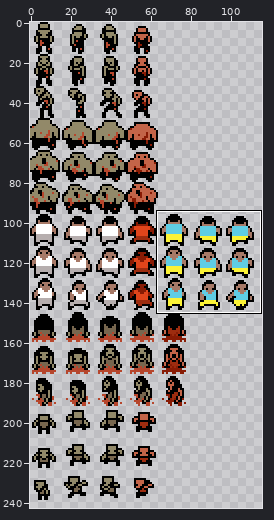
Pixel-art file: aseprite/characters.aseprite. Above: a wide view before the commit, with the close-up outlined.
Close-up. The starting point:
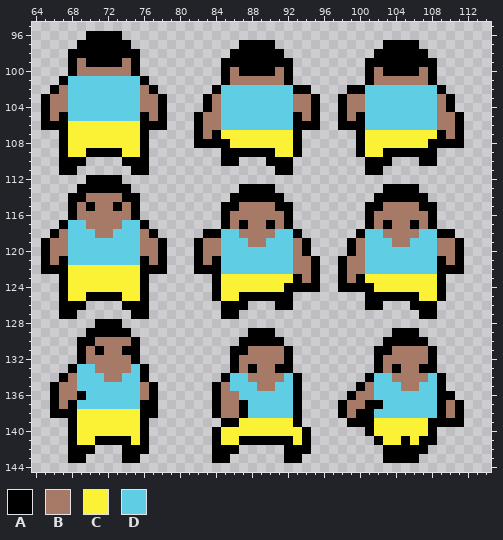
160x320 pixels, 1 frame. Shown: x 64..114, y 95..144. The wide view leaves out empty margins.
Palette (. is transparent): A #000000  B #a77967  C #fbf236  D #5fcde4
Pixels before, first column x 65:
 96 .....AAAA......................................
 97 ....AAAAAA............AAAA............AAAA.....
 98 ...AAAAAAAA..........AAAAAA..........AAAAAA....
 99 ...ABAAAABA.........AAAAAAAA........AAAAAAAA...
100 ...ABBBBBBA.........ABAAAABA........ABAAAABA...
101 ..ADDDDDDDDA........ABBBBBBA........ABBBBBBA...
102 .ABDDDDDDDDBA......ADDDDDDDDAA....AADDDDDDDDA..
103 ABBDDDDDDDDBBA....ABDDDDDDDDBBA..ABBDDDDDDDDBA.
104 ABBDDDDDDDDBBA....ABDDDDDDDDBBA..ABBDDDDDDDDBA.
105 ABADDDDDDDDABA...ABBDDDDDDDDABA..ABADDDDDDDDBBA
106 AAACCCCCCCCAAA...ABBDDDDDDDDAAA..AAADDDDDDDDBBA
107 ..ACCCCCCCCA.....ABACCCCCCCCA......ACCCCCCCCABA
108 ..ACCCCCCCCA.....AAAACCCCCCCA......ACCCCCCCAAAA
109 ..ACCAAAACCA........AAAAAACCA......ACCAAAAAA...
110 ..AAA....AAA........AA...AAA........AAA...AA...
111 ..AA......AA..............AA........AA.........
112 .....AAAA......................................
113 ....AAAAAA............AAAA............AAAA.....
114 ...AABBBBAA..........AAAAAA..........AAAAAA....
115 ...ABABBABA.........AABBBBAA........AABBBBAA...
116 ...ABBBBBBA.........ABBBBBBA........ABBBBBBA...
117 ..ADDBBBBDDA........ABABBABA........ABABBABA...
118 .ABDDDBBDDDBA.....AADDBBBBDDA......ADDBBBBDDAA.
119 ABBDDDDDDDDBBA...ABBDDDBBDDDBA....ABDDDBBDDDBBA
120 ABBDDDDDDDDBBA...ABBDDDDDDDDBA....ABDDDDDDDDBBA
121 ABADDDDDDDDABA...ABADDDDDDDDBBA..ABBDDDDDDDDABA
122 AAACCCCCCCCAAA...AAADDDDDDDDBBA..ABBDDDDDDDDAAA
123 ..ACCCCCCCCA.......ACCCCCCCCABA..ABACCCCCCCCA..
124 ..ACCCCCCCCA.......ACCCCCCCAAAA..AAAACCCCCCCA..
125 ..ACCAAAACCA.......ACCAAAAAA........AAAAAACCA..
126 ..AAA....AAA........AAA...AA........AA...AAA...
127 ..AA......AA........AA....................AA...
128 ......AAA......................................
129 .....AAAAA.............AAA.............AAA.....
130 ....AABBBBA...........AAAAA...........AAAAA....
131 ....ABABBAA..........AABBBBA.........AABBBBA...
132 ....ABBBBBA..........ABBBBBA.........ABBBBBA...
133 ...ADDBBBBDA.........ABABBAA.........ABABBAA...
134 ..ABDDDBBDDA........ADDBBBBDA.......ADDBBBBDA..
135 .ABBDDDDDDDBA......ABDDDBBDDA......ABDDDBBDDA..
136 .ABBADDDDDDBA......ABBDDDDDDA.....ABBDDDDDDDAA.
137 .ABADDDDDDDAA......ABBADDDDDA....ABBAADDDDDDABA
138 .AAACCCCCCCAA......ABBADDDDDA....ABAADDDDDDDABA
139 ...ACCCCCCCA........AACCCCCCA.....AAACCCCCCAAAA
140 ...ACCCCCCCA.......ACCCCCCCCCA......ACCCCCCA...
141 ...ACCAAAACA.......ACCAAAAAACA.......ACCACAA...
142 ...AAA...AAA.......AAA.....AAA........AAAAA....
143 ...AA....AA........AA......AA.........AAAA.....
After the commit:
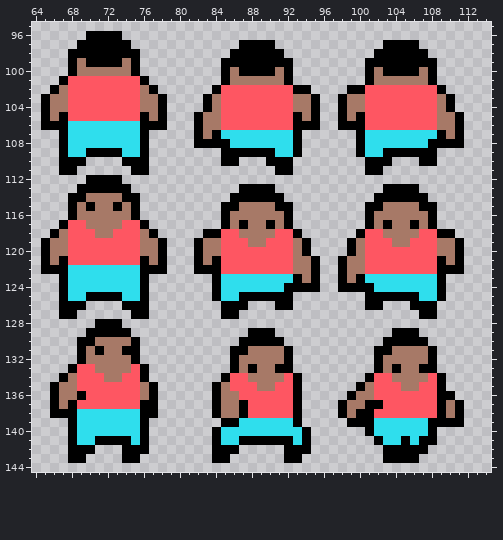
The exact change:
colour C: #fbf236 -> #2fdeed
colour D: #5fcde4 -> #fe5662
